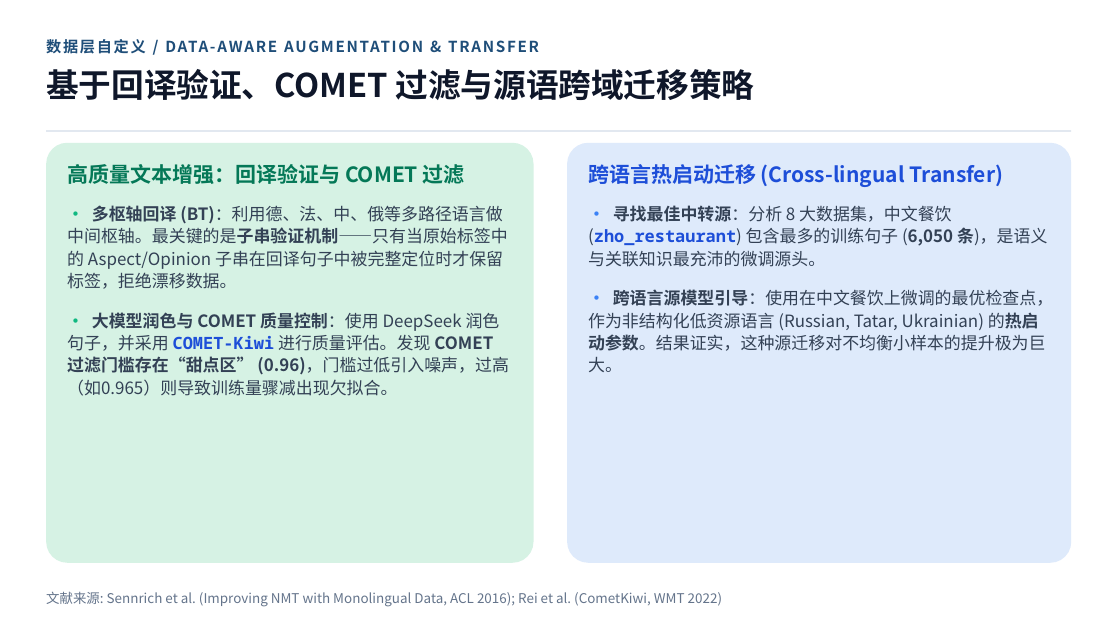
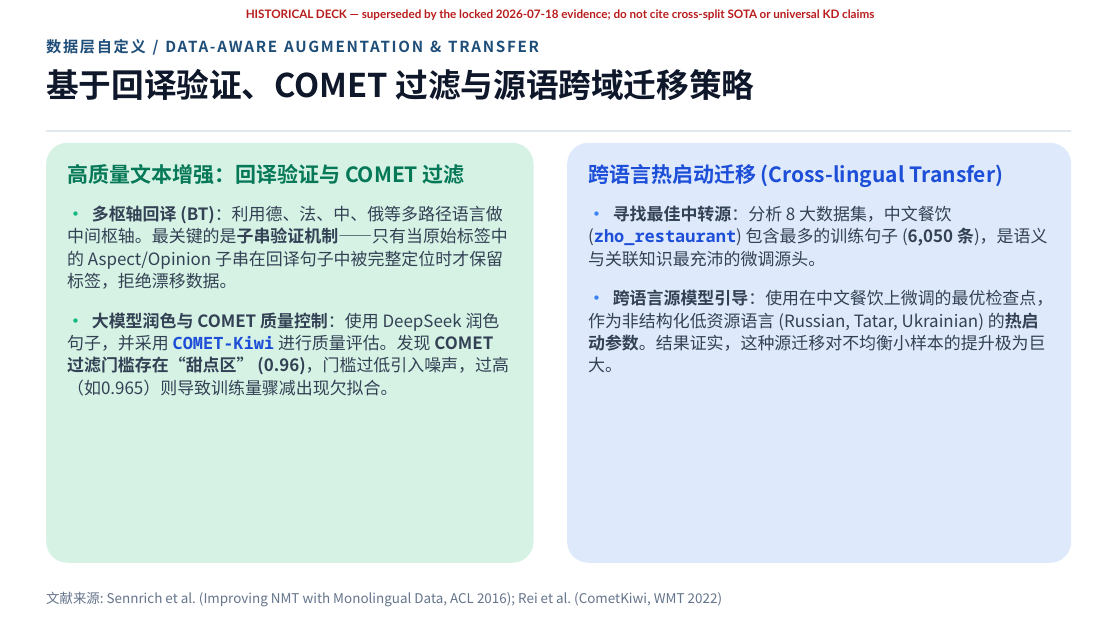
Before and after one commit to magnum-qin/ABSA-QUAD, a slide deck: slide 5 of docs/LEADER_DimASQP_Presentation.pptx. Drawn at 1120x630 pixels with LibreOffice and Linux fonts; fonts in the diff are those of the drawing. Boxes give left, top, right and bottom in pixels: in the first picture for what was removed or moved away, otherwise in the second. Text is boxed around its words. In the diff, an @@ line names an element or a change of style, - is before the commit and + after.

Commit message:
Align conclusions with locked TALLIP evidence

```diff
--- a/docs/LEADER_DimASQP_Presentation.pptx
+++ b/docs/LEADER_DimASQP_Presentation.pptx
@@ text added at (x1=246, y1=9, x2=874, y2=20), 10 pt, text #B91C1C, bold @@
+HISTORICAL DECK — superseded by the locked 2026-07-18 evidence; do not cite cross-split SOTA or universal KD claims
```
Also in this commit, not shown: 10 other slides changed, 24 other files.
